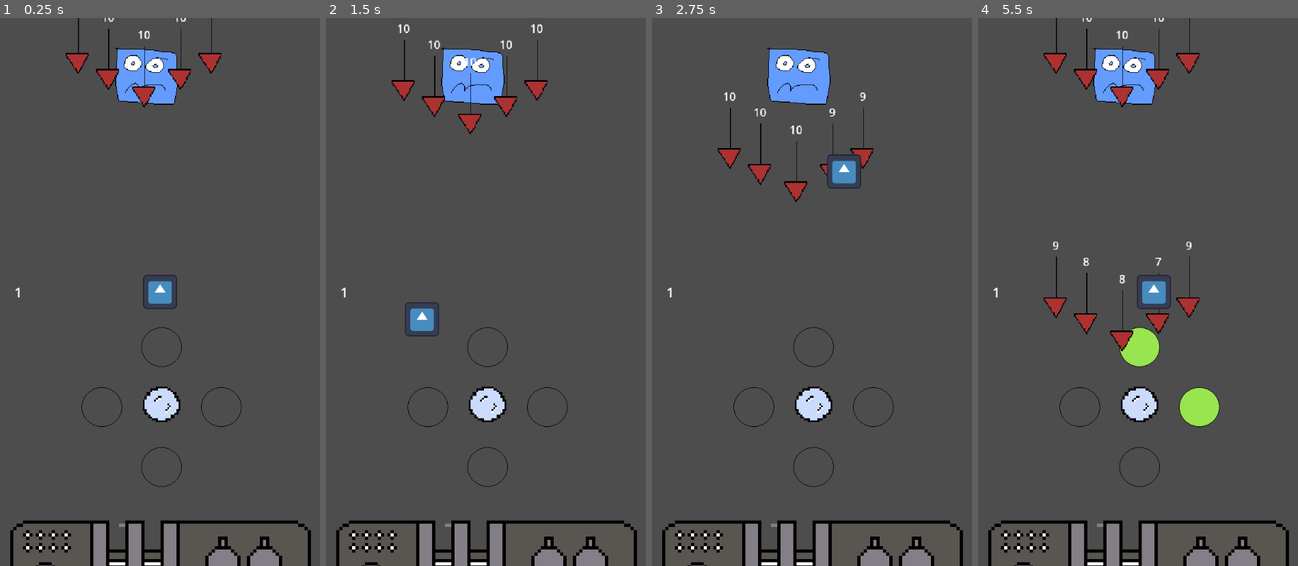
Above: before the commit, frames 1-4 (left to right).
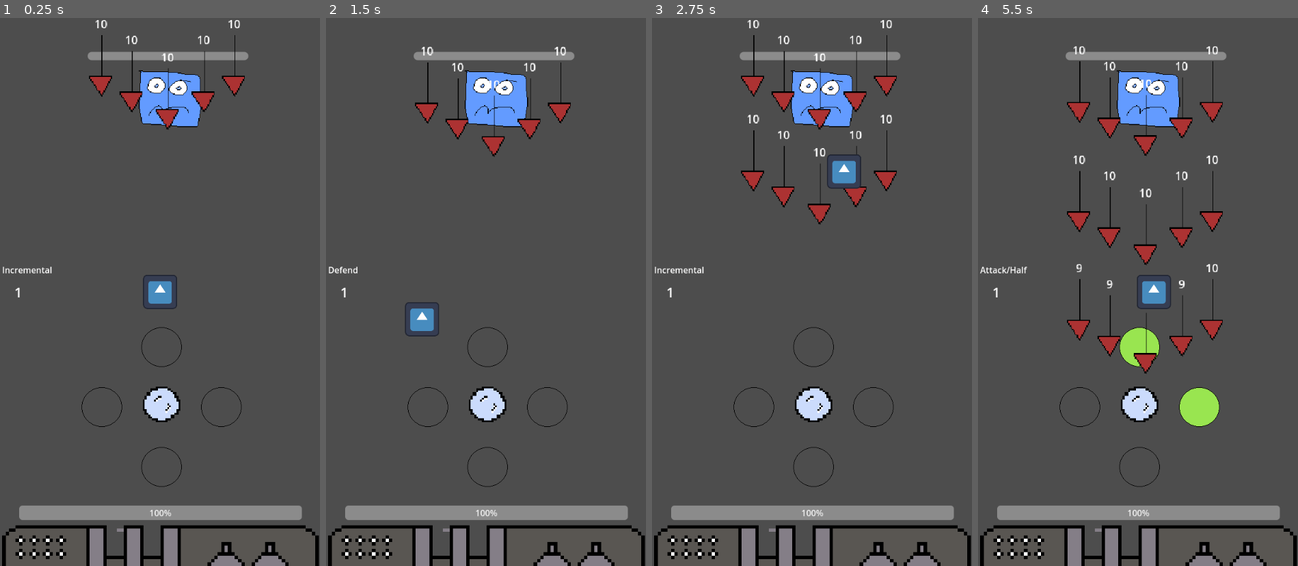
Above: after the commit, the same moments.

Repository: SummationX/boss-rush-game-jam-THE-Chosen-ONE
Game: Godot game, scene res://_core/main.tscn
The game is run twice, just before and just after one commit, with the same random seed, the same clock (stepped at 60 frames per second) and the same inputs. Before the commit the project starts from res://main.tscn. The engine's default icon, where the game draws it, is replaced by a stand-in: a white triangle on a blue panel in a dark square.
Inputs (mouse positions are in pixels of both pictures, inside the frame that each line leads up to):
- Up to frame 1 (0.25 s): no input
- Up to frame 2 (1.5 s): tap Enter at 0.5 s; move the mouse to (556, 264) at 0.52 s; hold 1 (attack_mode, bound only after the commit) 0.53-1.28 s; tap 3 (defend_mode, bound only after the commit) at 0.8, 1.35 s; move the mouse to (422, 319) at 1.27 s
- Up to frame 3 (2.75 s): tap 2 (increment_mode, bound only after the commit) at 1.55 s; move the mouse to (844, 171) at 2.02 s; hold 2 (increment_mode, bound only after the commit) from 2.03 s (still down); tap 1 (attack_mode, bound only after the commit) at 2.3 s
- Up to frame 4 (5.5 s): move the mouse to (1122, 401) at 2.77 s; release 2 (increment_mode, bound only after the commit) at 2.78 s; tap 1 (attack_mode, bound only after the commit) at 2.85, 4.55 s; tap 3 (defend_mode, bound only after the commit) at 3.05, 5.3 s; move the mouse to (1234, 374) at 3.52 s; hold 3 (defend_mode, bound only after the commit) 3.53-4.28 s; tap 2 (increment_mode, bound only after the commit) at 3.8, 4.35 s; move the mouse to (1042, 209) at 4.27 s; move the mouse to (1154, 292) at 5.02 s; hold 1 (attack_mode, bound only after the commit) from 5.03 s (still down)

The runs differ from the first frame. In frame 1, 9.8% of the frame differs, in the area x 0-100%, y 0-100%; in frame 2, 10%; in frame 3, 11%; in frame 4, 13%.

Commit message:
feat: added basic ui and menu
To be added: 2 more bosses, attack patterns, death animation, projectile art

Diff:
--- /dev/null
+++ b/_core/global.gd
@@ -0,0 +1,3 @@
+extends Node
+
+var projectile_damage : float = 10
--- /dev/null
+++ b/_core/main.gd
@@ -0,0 +1,37 @@
+extends Node2D
+
+@onready var player = $Player
+@onready var current_boss = $Boss
+@onready var damage_title = $CanvasLayer/DamageTitle
+
+var current_state
+enum state {Attack, Increment, Defend}
+
+func _ready():
+	current_state = state.Increment
+	damage_title.text = "Incremental"
+
+func _on_booster_on_sides_complete():
+	if current_state == state.Increment:
+		player.update_damage()
+	if current_state == state.Defend:
+		pass
+	if current_state == state.Attack:
+		current_boss.update_health(player.half_damage())
+
+func _input(event):
+	if Input.is_action_pressed("attack_mode"):
+		current_state = state.Attack
+		damage_title.text = "Attack/Half"
+		player.set_collision_layer_value(1, true)
+		player.set_collision_layer_value(2, false)
+	if Input.is_action_pressed("increment_mode"):
+		current_state = state.Increment
+		damage_title.text = "Incremental"
+		player.set_collision_layer_value(1, true)
+		player.set_collision_layer_value(2, false)
+	if Input.is_action_pressed("defend_mode"):
+		current_state = state.Defend
+		damage_title.text = "Defend"
+		player.set_collision_layer_value(1, false)
+		player.set_collision_layer_value(2, true)
--- /dev/null
+++ b/_core/main.tscn
@@ -0,0 +1,47 @@
+[gd_scene load_steps=6 format=3 uid="uid://clrrybcctqhuf"]
+
+[ext_resource type="Script" path="res://_core/main.gd" id="1_66fy3"]
+[ext_resource type="PackedScene" uid="uid://c8xu6oiga3edw" path="res://booster/booster.tscn" id="2_hbl6r"]
+[ext_resource type="PackedScene" uid="uid://i1173fouxt2i" path="res://boss/boss.tscn" id="3_epnma"]
+[ext_resource type="PackedScene" uid="uid://dk8hylxy7bjf0" path="res://base/base.tscn" id="4_lbjb7"]
+[ext_resource type="PackedScene" uid="uid://nxk3n7b5syvh" path="res://player/player.tscn" id="5_gwtpj"]
+
+[node name="Main" type="Node2D"]
+script = ExtResource("1_66fy3")
+
+[node name="Booster" parent="." instance=ExtResource("2_hbl6r")]
+position = Vector2(303, 727)
+
+[node name="Boss" parent="." instance=ExtResource("3_epnma")]
+position = Vector2(315, 153)
+
+[node name="Base" parent="." instance=ExtResource("4_lbjb7")]
+position = Vector2(301, 771)
+
+[node name="Player" parent="." instance=ExtResource("5_gwtpj")]
+position = Vector2(317, 486)
+
+[node name="CanvasLayer" type="CanvasLayer" parent="."]
+
+[node name="Numbers" type="Label" parent="CanvasLayer"]
+anchors_preset = 4
+anchor_top = 0.5
+anchor_bottom = 0.5
+offset_left = 26.57
+offset_top = -11.0
+offset_right = 121.57
+offset_bottom = 12.0
+grow_vertical = 2
+size_flags_horizontal = 3
+size_flags_vertical = 3
+theme_override_font_sizes/font_size = 25
+text = "0"
+
+[node name="DamageTitle" type="Label" parent="CanvasLayer"]
+offset_left = 4.0
+offset_top = 459.0
+offset_right = 147.0
+offset_bottom = 482.0
+text = "Defend/Increment"
+
+[connection signal="on_sides_complete" from="Booster" to="." method="_on_booster_on_sides_complete"]
--- /dev/null
+++ b/_core/ui/main_menu.gd
@@ -0,0 +1,9 @@
+extends Control
+
+
+func _on_start_button_pressed():
+	get_tree().change_scene_to_file("res://_core/main.tscn")
+
+
+func _on_quit_button_pressed():
+	get_tree().quit()
--- /dev/null
+++ b/_core/ui/main_menu.tscn
@@ -0,0 +1,53 @@
+[gd_scene load_steps=2 format=3 uid="uid://jx3gc66uw7hr"]
+
+[ext_resource type="Script" path="res://_core/ui/main_menu.gd" id="1_8wubx"]
+
+[node name="MainMenu" type="Control"]
+layout_mode = 3
+anchors_preset = 15
+anchor_right = 1.0
+anchor_bottom = 1.0
+grow_horizontal = 2
+grow_vertical = 2
+script = ExtResource("1_8wubx")
+
+[node name="Title" type="Label" parent="."]
+layout_mode = 1
+anchors_preset = 5
+anchor_left = 0.5
+anchor_right = 0.5
+offset_left = -166.0
+offset_top = 132.375
+offset_right = 166.0
+offset_bottom = 196.375
+grow_horizontal = 2
+theme_override_font_sizes/font_size = 61
+text = "Booster Frenzy"
+
+[node name="VBoxContainer" type="VBoxContainer" parent="."]
+layout_mode = 1
+anchors_preset = 8
+anchor_left = 0.5
+anchor_top = 0.5
+anchor_right = 0.5
+anchor_bottom = 0.5
+offset_left = -23.0
+offset_top = -33.0
+offset_right = 23.0
+offset_bottom = 33.0
+grow_horizontal = 2
+grow_vertical = 2
+theme_override_constants/separation = 60
+
+[node name="StartButton" type="Button" parent="VBoxContainer"]
+layout_mode = 2
+theme_override_font_sizes/font_size = 36
+text = "Start"
+
+[node name="QuitButton" type="Button" parent="VBoxContainer"]
+layout_mode = 2
+theme_override_font_sizes/font_size = 36
+text = "Quit"
+
+[connection signal="pressed" from="VBoxContainer/StartButton" to="." method="_on_start_button_pressed"]
+[connection signal="pressed" from="VBoxContainer/QuitButton" to="." method="_on_quit_button_pressed"]
--- a/base/base.gd
+++ b/base/base.gd
@@ -1,9 +1,18 @@
 extends Area2D
 
-var health = 1000
+@onready var health_bar = $ProgressBar
+
+var health = 500
+
+
+func _ready():
+	health_bar.max_value = health
+	health_bar.value = health
+
 
 func on_projectile_hit(damage):
 	health = health - damage
+	health_bar.value = health
 
 
 func _on_area_entered(area):
--- a/base/base.tscn
+++ b/base/base.tscn
@@ -4,17 +4,28 @@
 [ext_resource type="Texture2D" uid="uid://br770dp08kwmd" path="res://base/base.png" id="2_duvge"]
 
 [sub_resource type="RectangleShape2D" id="RectangleShape2D_acv3e"]
-size = Vector2(105.167, 23.0769)
+size = Vector2(599.615, 38.5385)
 
 [node name="Base" type="Area2D" groups=["base"]]
-scale = Vector2(6, 6)
 script = ExtResource("1_5dfrf")
 
 [node name="Sprite2D" type="Sprite2D" parent="."]
+scale = Vector2(6.315, 6.315)
 texture = ExtResource("2_duvge")
 
 [node name="CollisionShape2D" type="CollisionShape2D" parent="."]
-position = Vector2(0.0833344, 39.2308)
+position = Vector2(1, 193)
 shape = SubResource("RectangleShape2D_acv3e")
 
+[node name="ProgressBar" type="ProgressBar" parent="."]
+clip_contents = true
+anchors_preset = 5
+anchor_left = 0.5
+anchor_right = 0.5
+offset_left = -265.0
+offset_top = 140.01
+offset_right = 265.0
+offset_bottom = 167.01
+grow_horizontal = 2
+
 [connection signal="area_entered" from="." to="." method="_on_area_entered"]
--- a/booster/booster.tscn
+++ b/booster/booster.tscn
@@ -20,6 +20,8 @@
 texture = ExtResource("2_e6fqr")
 
 [node name="Area2D" type="Area2D" parent="Center/Leftside"]
+collision_layer = 2
+collision_mask = 3
 
 [node name="CollisionShape2D" type="CollisionShape2D" parent="Center/Leftside/Area2D"]
 shape = SubResource("CircleShape2D_6h14o")
@@ -30,6 +32,8 @@
 texture = ExtResource("2_e6fqr")
 
 [node name="Area2D" type="Area2D" parent="Center/Upside"]
+collision_layer = 2
+collision_mask = 3
 
 [node name="CollisionShape2D" type="CollisionShape2D" parent="Center/Upside/Area2D"]
 shape = SubResource("CircleShape2D_6h14o")
@@ -40,6 +44,8 @@
 texture = ExtResource("2_e6fqr")
 
 [node name="Area2D" type="Area2D" parent="Center/Rightside"]
+collision_layer = 2
+collision_mask = 3
 
 [node name="CollisionShape2D" type="CollisionShape2D" parent="Center/Rightside/Area2D"]
 shape = SubResource("CircleShape2D_6h14o")
@@ -50,6 +56,8 @@
 texture = ExtResource("2_e6fqr")
 
 [node name="Area2D" type="Area2D" parent="Center/Downside"]
+collision_layer = 2
+collision_mask = 3
 
 [node name="CollisionShape2D" type="CollisionShape2D" parent="Center/Downside/Area2D"]
 shape = SubResource("CircleShape2D_6h14o")
--- a/boss/boss.gd
+++ b/boss/boss.gd
@@ -2,31 +2,62 @@
 
 @onready var attack_pattern_1 = load("res://AttackPatterns/attack_pattern_1.tscn")
 @onready var attack_pattern_2 = load("res://AttackPatterns/attack_pattern_2.tscn")
+@onready var n = attack_pattern_1
 
-@onready var n = attack_pattern_1
+@onready var fire_rate_timer = $FireRateTimer
+@onready var progress_bar = $ProgressBar
+@onready var attack_cooldown_timer = $AttackCooldownTimer
+
+var is_on_cooldown = false
 var vary_attack = 0
+var health : float = 5000
+
 
 func _ready():
+	progress_bar.max_value = health
 	fire_projectile(n)
-
-# Called every frame. 'delta' is the elapsed time since the previous frame.
-func _process(delta):
-	pass
+	update_health(0)
 
 
 func fire_projectile(projectile):
 	var projectile_attack = projectile.instantiate()
-	add_child(projectile_attack)
-	$Timer.start()
-	vary_attack += 1
-	if vary_attack == 3 and n == attack_pattern_1:
-		n = attack_pattern_2
-		vary_attack = 0
-	elif vary_attack == 3 and n ==attack_pattern_2:
-		n = attack_pattern_1
-		vary_attack = 0
+	if is_on_cooldown:
+		pass
+	else:
+		add_child(projectile_attack)
+		if vary_attack == 3 and n == attack_pattern_1:
+			n = attack_pattern_2
+			vary_attack = 0
+			increment_projectile_damage()
+			start_cooldown()
+		elif vary_attack == 3 and n == attack_pattern_2:
+			n = attack_pattern_1
+			vary_attack = 0
+			start_cooldown()
+		else:
+			fire_rate_timer.start()
+			vary_attack += 1
 
 
+func update_health(damage):
+	health = health - damage
+	$ProgressBar.value = health
+	if health < 1:
+		death()
 
 func _on_timer_timeout():
 	fire_projectile(n)
+
+func increment_projectile_damage():
+	Global.projectile_damage = Global.projectile_damage * 1.5
+
+func _on_attack_cooldown_timer_timeout():
+	is_on_cooldown = false
+	fire_rate_timer.start()
+
+func start_cooldown():
+	is_on_cooldown = true
+	attack_cooldown_timer.start()
+
+func death():
+	pass
--- a/boss/boss.tscn
+++ b/boss/boss.tscn
@@ -17,8 +17,21 @@
 position = Vector2(3, -1)
 shape = SubResource("RectangleShape2D_eclc5")
 
-[node name="Timer" type="Timer" parent="."]
+[node name="FireRateTimer" type="Timer" parent="."]
+process_callback = 0
+wait_time = 2.0
+
+[node name="ProgressBar" type="ProgressBar" parent="."]
+offset_left = -116.0
+offset_top = -69.0
+offset_right = 116.0
+offset_bottom = -57.0
+max_value = 10000.0
+show_percentage = false
+
+[node name="AttackCooldownTimer" type="Timer" parent="."]
 process_callback = 0
 wait_time = 5.0
 
-[connection signal="timeout" from="Timer" to="." method="_on_timer_timeout"]
+[connection signal="timeout" from="FireRateTimer" to="." method="_on_timer_timeout"]
+[connection signal="timeout" from="AttackCooldownTimer" to="." method="_on_attack_cooldown_timer_timeout"]
--- a/main.gd
+++ /dev/null
@@ -1,15 +0,0 @@
-extends Node2D
-
-
-# Called when the node enters the scene tree for the first time.
-func _ready():
-	pass # Replace with function body.
-
-
-# Called every frame. 'delta' is the elapsed time since the previous frame.
-func _process(delta):
-	pass
-
-
-func _on_booster_on_sides_complete():
-	$Player.update_damage()
--- a/main.tscn
+++ /dev/null
@@ -1,40 +0,0 @@
-[gd_scene load_steps=6 format=3 uid="uid://clrrybcctqhuf"]
-
-[ext_resource type="PackedScene" uid="uid://i1173fouxt2i" path="res://boss/boss.tscn" id="1_gd27a"]
-[ext_resource type="Script" path="res://main.gd" id="1_ly42n"]
-[ext_resource type="PackedScene" uid="uid://dk8hylxy7bjf0" path="res://base/base.tscn" id="2_juh35"]
-[ext_resource type="PackedScene" uid="uid://nxk3n7b5syvh" path="res://player/player.tscn" id="3_co05v"]
-[ext_resource type="PackedScene" uid="uid://c8xu6oiga3edw" path="res://booster/booster.tscn" id="4_lho4t"]
-
-[node name="Main" type="Node2D"]
-script = ExtResource("1_ly42n")
-
-[node name="Booster" parent="." instance=ExtResource("4_lho4t")]
-position = Vector2(303, 727)
-
-[node name="Boss" parent="." instance=ExtResource("1_gd27a")]
-position = Vector2(271, 111)
-
-[node name="Base" parent="." instance=ExtResource("2_juh35")]
-position = Vector2(301, 771)
-
-[node name="Player" parent="." instance=ExtResource("3_co05v")]
-position = Vector2(317, 486)
-
-[node name="CanvasLayer" type="CanvasLayer" parent="."]
-
-[node name="Numbers" type="Label" parent="CanvasLayer"]
-anchors_preset = 4
-anchor_top = 0.5
-anchor_bottom = 0.5
-offset_left = 26.57
-offset_top = -11.0
-offset_right = 121.57
-offset_bottom = 12.0
-grow_vertical = 2
-size_flags_horizontal = 3
-size_flags_vertical = 3
-theme_override_font_sizes/font_size = 25
-text = "0"
-
-[connection signal="on_sides_complete" from="Booster" to="." method="_on_booster_on_sides_complete"]
--- a/player/player.gd
+++ b/player/player.gd
@@ -1,7 +1,7 @@
 extends CharacterBody2D
 class_name PLAYER
 
-var damage = 1
+var damage : float = 1.00
 var speed = 0.5
 
 func _ready():
@@ -19,12 +19,18 @@
 	if damage > 1000:
 		increment_damage = 1.05
 	elif damage > 100:
-		increment_damage = 1.1
+		increment_damage = 1.2
 	elif damage > 10:
-		increment_damage = 1.5
+		increment_damage = 1.6
 	else:
-		increment_damage = 2
+		increment_damage = 3.00
 
 	damage = damage * increment_damage
-	print(str(increment_damage))
 	update_label()
+
+func half_damage() -> float:
+	damage = damage/2.00
+	if damage < 1:
+		damage = 1
+	update_label()
+	return damage
--- a/project.godot
+++ b/project.godot
@@ -11,9 +11,13 @@
 [application]
 
 config/name="Boss rush game jam"
-run/main_scene="res://main.tscn"
+run/main_scene="res://_core/main.tscn"
 config/features=PackedStringArray("4.3", "Forward Plus")
 config/icon="res://icon.svg"
+
+[autoload]
+
+Global="*res://_core/global.gd"
 
 [display]
 
@@ -24,6 +28,24 @@
 
 base=""
 
+[input]
+
+attack_mode={
+"deadzone": 0.5,
+"events": [Object(InputEventKey,"resource_local_to_scene":false,"resource_name":"","device":-1,"window_id":0,"alt_pressed":false,"shift_pressed":false,"ctrl_pressed":false,"meta_pressed":false,"pressed":false,"keycode":0,"physical_keycode":49,"key_label":0,"unicode":49,"location":0,"echo":false,"script":null)
+]
+}
+increment_mode={
+"deadzone": 0.5,
+"events": [Object(InputEventKey,"resource_local_to_scene":false,"resource_name":"","device":-1,"window_id":0,"alt_pressed":false,"shift_pressed":false,"ctrl_pressed":false,"meta_pressed":false,"pressed":false,"keycode":0,"physical_keycode":50,"key_label":0,"unicode":50,"location":0,"echo":false,"script":null)
+]
+}
+defend_mode={
+"deadzone": 0.5,
+"events": [Object(InputEventKey,"resource_local_to_scene":false,"resource_name":"","device":-1,"window_id":0,"alt_pressed":false,"shift_pressed":false,"ctrl_pressed":false,"meta_pressed":false,"pressed":false,"keycode":0,"physical_keycode":51,"key_label":0,"unicode":51,"location":0,"echo":false,"script":null)
+]
+}
+
 [rendering]
 
 textures/canvas_textures/default_texture_filter=0
--- a/projectile/projectile.gd
+++ b/projectile/projectile.gd
@@ -1,18 +1,20 @@
 extends Area2D
 class_name PROJECTILE
 
-@onready var player = $"../../Player"
+@onready var player = $"../../../Player"
 
 var is_spawn_animation_done = false
 var damage = 10
-const initial_damage = 10
+@onready var initial_damage = Global.projectile_damage
 var speed = 1.3
 
 # Called when the node enters the scene tree for the first time.
 func _ready():
+	damage = initial_damage
 	var direction = rotation * PI
 	set_rotation(direction)
 	update_damage()
+	print(Global.projectile_damage)
 
 # Called every frame. 'delta' is the elapsed time since the previous frame.
 func _process(delta):
@@ -23,9 +25,6 @@
 func _on_visible_on_screen_notifier_2d_screen_exited():
 	queue_free()
 
-func ramp_up_damage():
-	pass
-
 func update_damage():
 	$Label.text = str(damage)
 
@@ -33,14 +32,14 @@
 func _on_body_entered(body):
 	if body is PLAYER:
 		damage = damage - body.damage
+		if damage < 1:
+			damage = 0
+		update_damage()
 		body.damage -= initial_damage
-		update_damage()
 		if body.damage < 1:
 			body.damage = 1
 	body.update_label()
-	print(damage)
 	if damage < 1:
-		damage = 10
 		queue_free()
 
 
--- a/projectile/projectile.tscn
+++ b/projectile/projectile.tscn
@@ -7,6 +7,7 @@
 size = Vector2(36, 97)
 
 [node name="Projectile" type="Area2D"]
+collision_mask = 2
 script = ExtResource("1_y7xgu")
 
 [node name="Sprite2D" type="Sprite2D" parent="."]
Not shown: 1 places in AttackPatterns/attack_pattern_1.tscn that only renumber resources
Not shown: 1 places in AttackPatterns/attack_pattern_2.tscn that only renumber resources
